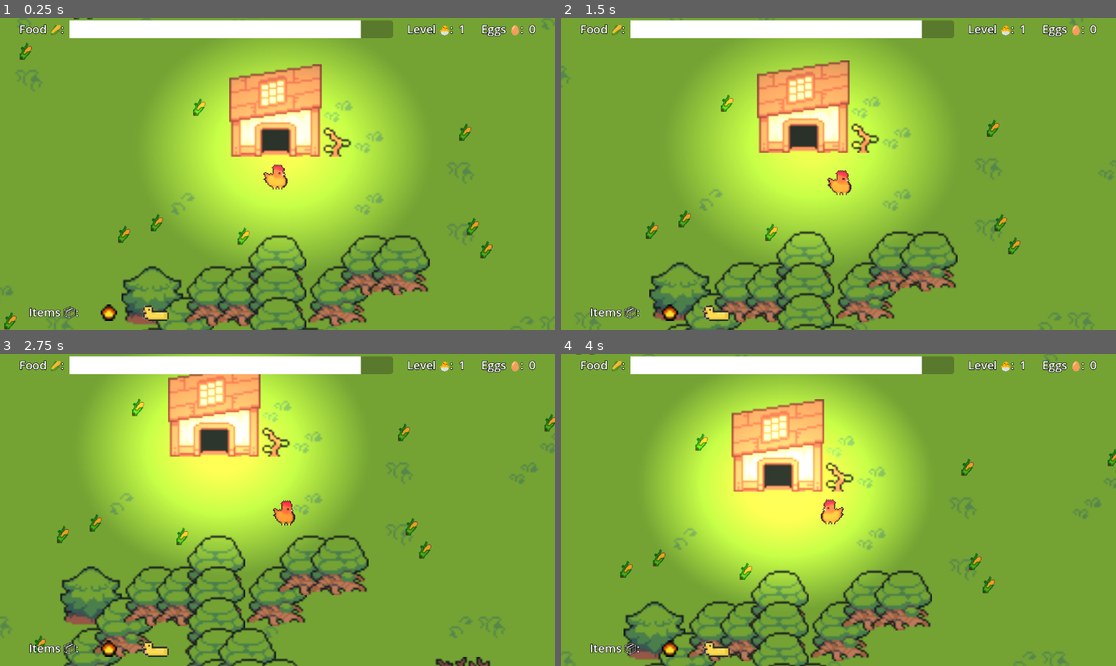
Above: before the commit, frames 1-4 (two rows, left to right).
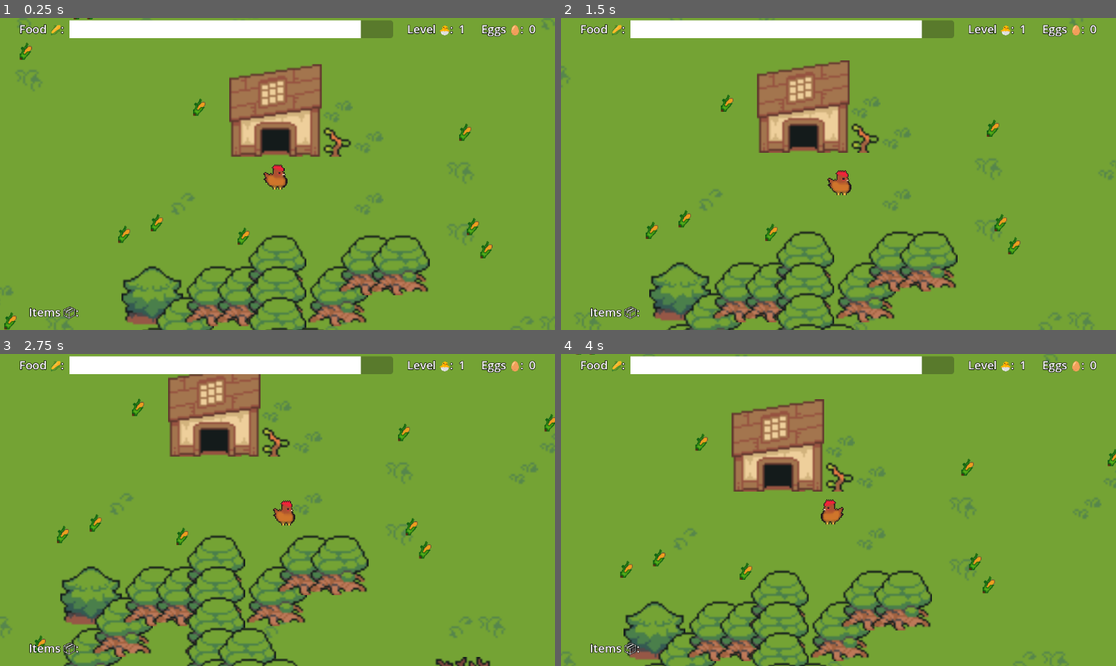
Above: after the commit, the same moments.

Repository: jackfruitgames/chickeeen
Game: Godot game, scene res://scenes/outdoors/outdoors.tscn
The game is run twice, just before and just after one commit, with the same random seed, the same clock (stepped at 60 frames per second) and the same inputs.
Inputs:
- Up to frame 1 (0.25 s): no input
- Up to frame 2 (1.5 s): tap Enter at 0.5 s; hold Right (move_right) 0.53-1.28 s; tap E (lay_egg) at 0.6 s; hold Down (move_down) from 1.28 s (still down); tap Q (sleep) at 1.35 s
- Up to frame 3 (2.75 s): release Down (move_down) at 2.03 s; hold Right (move_right) from 2.03 s (still down); tap Space (sprint) at 2.1 s
- Up to frame 4 (4 s): release Right (move_right) at 2.78 s; hold Up (move_up) 2.78-3.53 s; tap E (lay_egg) at 2.85 s; hold Left (move_left) from 3.53 s (still down); tap Q (sleep) at 3.6 s

The runs differ from the first frame. In frame 1, 25% of the frame differs, in the area x 18-74%, y 7-98%; in frame 2, 24%; in frame 3, 23%; in frame 4, 27%, in the area x 17-65%, y 6-98%.

Commit message:
House does not shine

Diff:
--- a/scenes/house/torch.gd
+++ b/scenes/house/torch.gd
@@ -9,4 +9,7 @@
 func _process(delta):
 	time_passed += delta
 	var flicker_noise = abs(noise.get_noise_1d(time_passed * 10)) * 2 + 1
-	energy = flicker_noise
+	var night_progress = float(GameState.dawn_time) / float(GameState.DAWN_TIME)
+	if GameState.is_night:
+		night_progress = 0
+	energy = flicker_noise * (1 - night_progress)
--- a/scenes/ui/ui.tscn
+++ b/scenes/ui/ui.tscn
@@ -77,10 +77,12 @@
 script = ExtResource("5_12uv2")
 
 [node name="Swimmer" type="Sprite2D" parent="ui/ItemsContainer"]
+visible = false
 position = Vector2(261, 18)
 texture = ExtResource("5_tgaps")
 
 [node name="Lantern" type="Sprite2D" parent="ui/ItemsContainer"]
+visible = false
 position = Vector2(166, 18)
 scale = Vector2(4.25, 4.25)
 texture = ExtResource("6_f3ejk")
